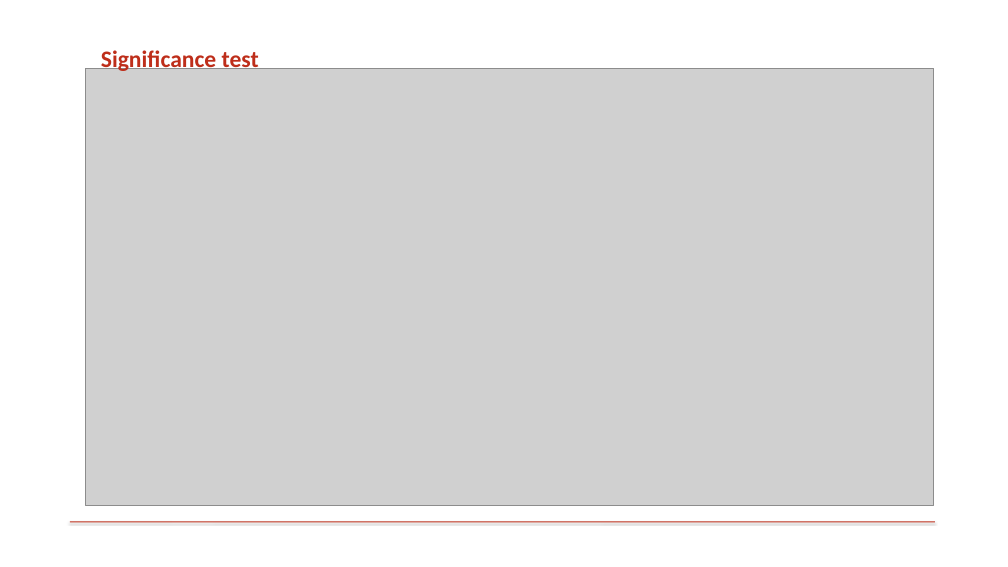
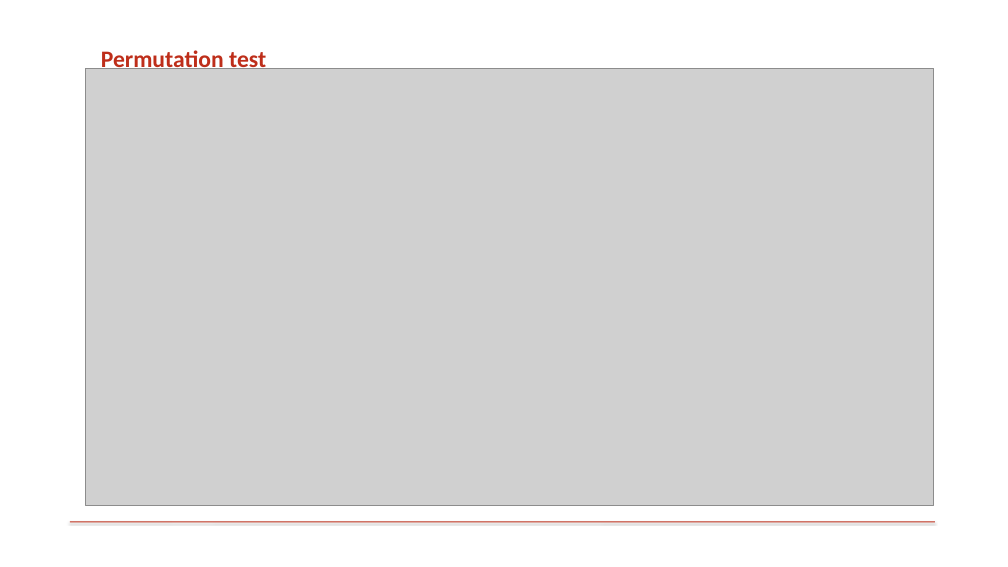
Before and after one commit to meszlili96/PatternRecognition, a slide deck: slide 11 of Presentation/presentation.pptx (slide 10 before the commit). Drawn at 1008x567 pixels with LibreOffice and Linux fonts; fonts in the diff are those of the drawing; grey boxes stand for pictures; background and template pictures are left out. Boxes give left, top, right and bottom in pixels: in the first picture for what was removed or moved away, otherwise in the second. Text is boxed around its words. In the diff, an @@ line names an element or a change of style, - is before the commit and + after.

```diff
--- a/Presentation/presentation.pptx
+++ b/Presentation/presentation.pptx
@@ text at (101,47,266,69): text changed @@
-Significance test
+Permutation test
```
Also in this commit, not shown: 2 other slides changed, 1 slide added, 3 other files.
